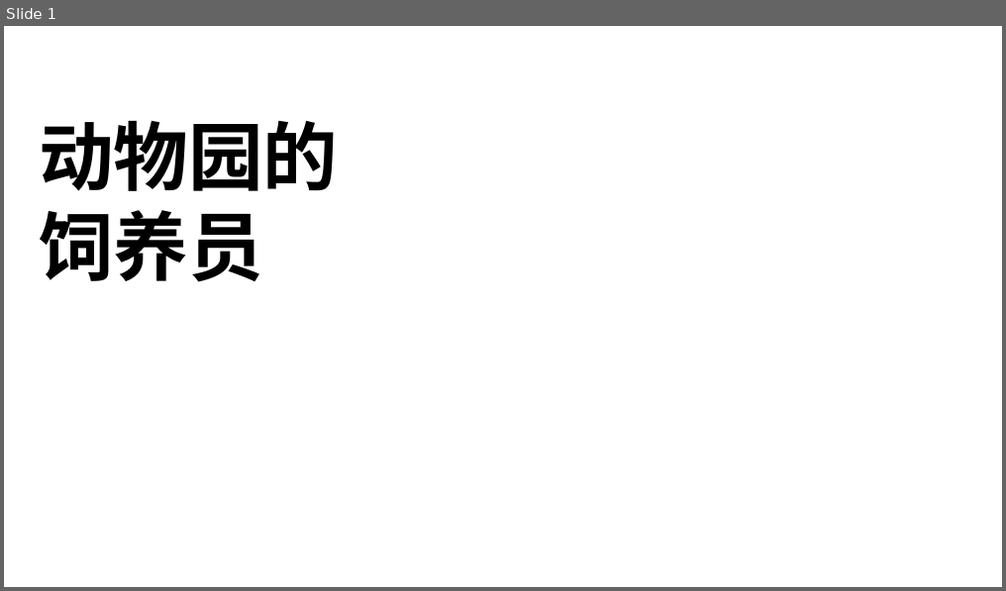
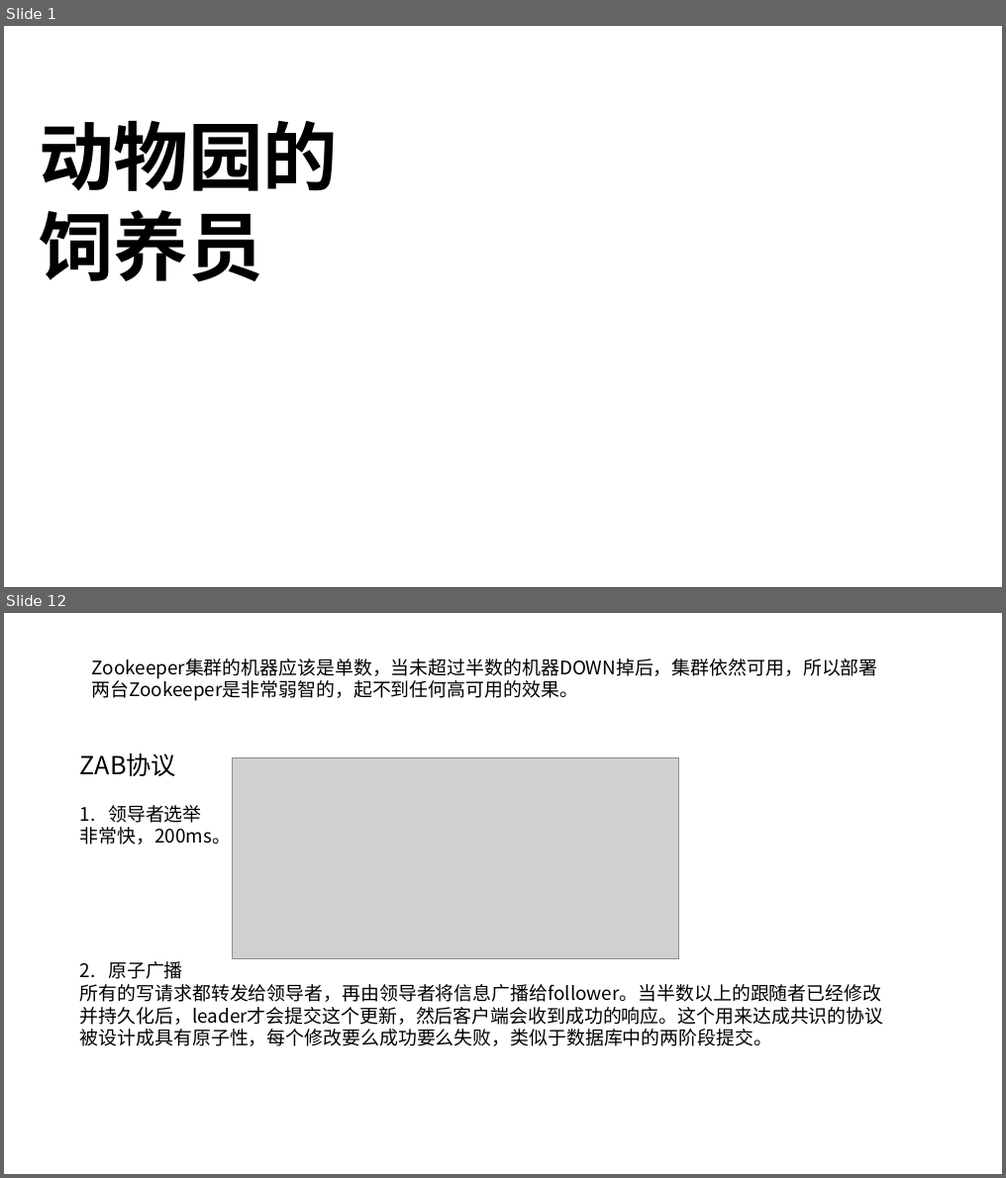
Before and after one commit to happyfucheng/JavaStudy, a slide deck: doc/zookeeper/zookeeper.pptx. Shown one above the other, each under a label of ours: slide 1 before the commit, slides 1 and 12 after it; the slides between them are not shown. The pictures are 1006x591 and 1006x1178 pixels, drawn with LibreOffice and Linux fonts; fonts in the diff are those of the drawing; grey boxes stand for pictures; background and template pictures are left out. Boxes give left, top, right and bottom in pixels: in the first picture for what was removed or moved away, otherwise in the second. Text is boxed around its words. In the diff, an @@ line names an element or a change of style, - is before the commit and + after.

```diff
--- a/doc/zookeeper/zookeeper.pptx
+++ b/doc/zookeeper/zookeeper.pptx
@@ slide 12 added at [4, 613, 1002, 1174], background picture (left out) @@
@@ text added at [92, 659, 878, 701], 18 pt, text #000000 @@
+Zookeeper集群的机器应该是单数，当未超过半数的机器DOWN掉后，集群依然可用，所以部署两台Zookeeper是非常弱智的，起不到任何高可用的效果。
@@ text added at [80, 753, 884, 1047], 18 pt, text #000000 @@
+ZAB协议
+1. 领导者选举
+非常快，200ms。
+1. 原子广播
+所有的写请求都转发给领导者，再由领导者将信息广播给follower。当半数以上的跟随者已经修改并持久化后，leader才会提交这个更新，然后客户端会收到成功的响应。这个用来达成共识的协议被设计成具有原子性，每个修改要么成功要么失败，类似于数据库中的两阶段提交。
@@ picture added at [232, 759, 678, 959] @@
```
Also in this commit, not shown: 6 slides changed, 5 other slides added, 3 slides removed, 46 other files.
